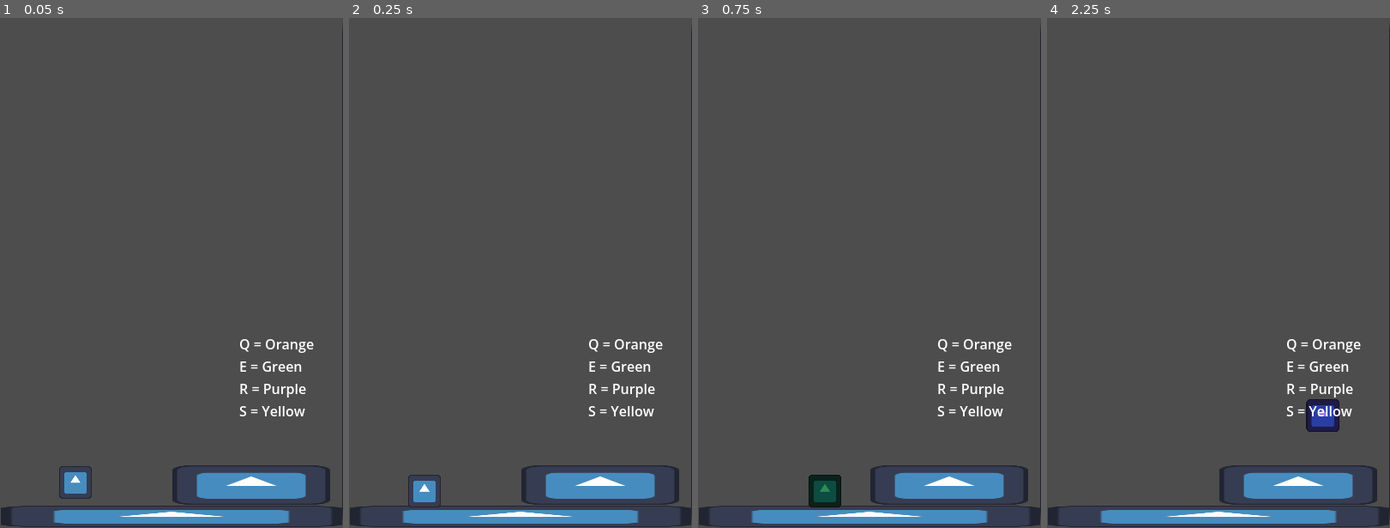
Above: before the commit, frames 1-4 (left to right).
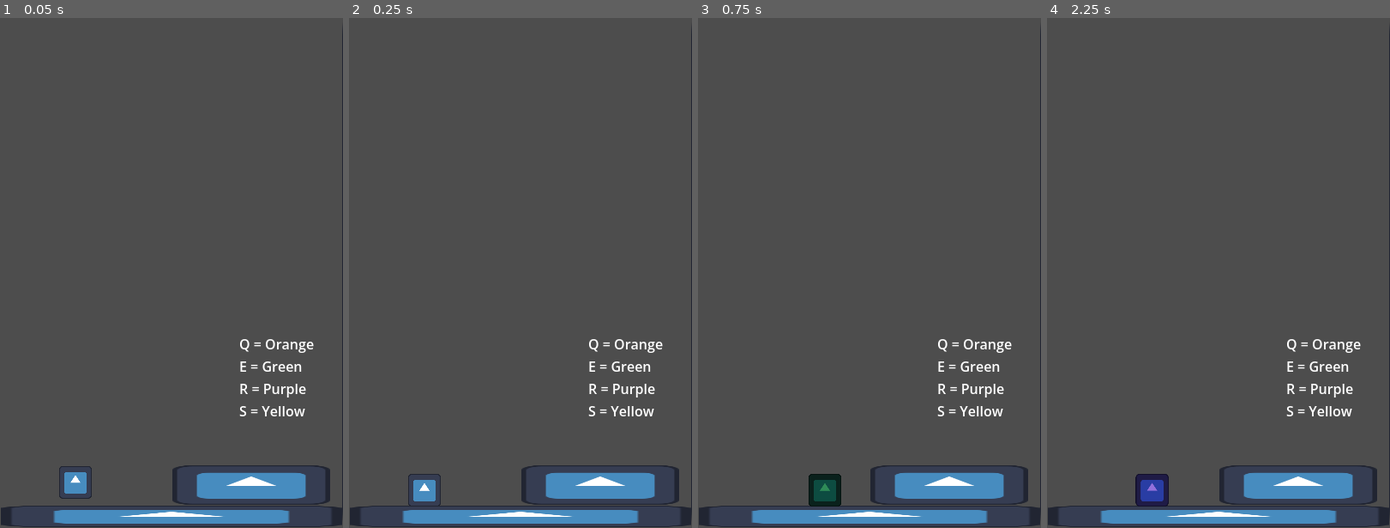
Above: after the commit, the same moments.

Repository: Abbby1007/Melanotaenia-4.0
Game: Godot game, scene res://Levels/tutorial.tscn
Two runs of this game, one before a commit and one after it. Both use one fixed random seed, a clock stepped at 60 frames per second and the inputs below. The engine's default icon, where the game draws it, is replaced by a stand-in: a white triangle on a blue panel in a dark square.
Inputs (mouse positions are in pixels of both pictures, inside the frame that each line leads up to):
- Up to frame 1 (0.05 s): no input
- Up to frame 2 (0.25 s): no input
- Up to frame 3 (0.75 s): tap Enter at 0.5 s; move the mouse to (944, 237) at 0.52 s; hold Right (move_right) from 0.53 s (still down); tap E (green) at 0.6 s; click (944, 237) at 0.67 s
- Up to frame 4 (2.25 s): tap Space (Jump) at 0.77, 1.52 s; move the mouse to (1149, 288) at 1.27 s; tap Q (orange) at 1.35 s; move the mouse to (1252, 145) at 2.02 s; release Right (move_right) at 2.03 s; hold Left (move_left) from 2.03 s (still down); tap R (purple) at 2.1 s

Frame 1 is identical in both runs. In frame 2, 0.1% of the frame differs, in the area x 17-27%, y 89-96%; in frame 3, less than 0.1%; in frame 4, 1.2%, in the area x 25-86%, y 74-96%.

Commit message:
kill playform works
the current scene relaods when player makes contact with the platform

Diff:
--- a/Levels/tutorial.tscn
+++ b/Levels/tutorial.tscn
@@ -22,7 +22,7 @@
 position = Vector2(136, 51.5)
 shape = SubResource("RectangleShape2D_gdvy0")
 
-[node name="CharacterBody2D" parent="." unique_id=161638094 instance=ExtResource("2_lalqu")]
+[node name="Player" parent="." unique_id=161638094 instance=ExtResource("2_lalqu")]
 position = Vector2(88.00001, 566)
 
 [node name="leftWall" type="StaticBody2D" parent="." unique_id=1563125523]
--- a/Player.tscn
+++ b/Player.tscn
@@ -4,9 +4,9 @@
 [ext_resource type="Texture2D" uid="uid://dumxe23c2jswg" path="res://icon.svg" id="1_xhfnw"]
 
 [sub_resource type="RectangleShape2D" id="RectangleShape2D_kpjcp"]
-size = Vector2(121, 122)
+size = Vector2(121, 125.33333)
 
-[node name="CharacterBody2D" type="CharacterBody2D" unique_id=161638094]
+[node name="Player" type="CharacterBody2D" unique_id=161638094]
 scale = Vector2(0.301, 0.3)
 script = ExtResource("1_kpjcp")
 
@@ -14,5 +14,5 @@
 texture = ExtResource("1_xhfnw")
 
 [node name="CollisionShape2D" type="CollisionShape2D" parent="." unique_id=734922911]
-position = Vector2(0.5, -1)
+position = Vector2(0.5, 0.6666641)
 shape = SubResource("RectangleShape2D_kpjcp")
--- a/kill_platform.gd
+++ b/kill_platform.gd
@@ -13,3 +13,5 @@
 
 func _on_area_2d_body_entered(body: Node2D) -> void:
 	print("ENTRED")
+	if body.name == "Player":
+		get_tree().call_deferred("reload_current_scene")
--- a/kill_platform.tscn
+++ b/kill_platform.tscn
@@ -4,7 +4,7 @@
 [ext_resource type="Script" uid="uid://cscqm2joi200q" path="res://kill_platform.gd" id="1_vansf"]
 
 [sub_resource type="RectangleShape2D" id="RectangleShape2D_inp12"]
-size = Vector2(0.081422664, 0.13202877)
+size = Vector2(0.081422664, 0.13202879)
 
 [sub_resource type="RectangleShape2D" id="RectangleShape2D_vansf"]
 size = Vector2(184, 43)
@@ -21,7 +21,7 @@
 scale = Vector2(-2259.8132, -348.40887)
 
 [node name="CollisionShape2D" type="CollisionShape2D" parent="Area2D" unique_id=926169051]
-position = Vector2(-0.040268797, -0.10045669)
+position = Vector2(-0.040268794, -0.100456685)
 scale = Vector2(0.9999999, 1)
 shape = SubResource("RectangleShape2D_inp12")
 
